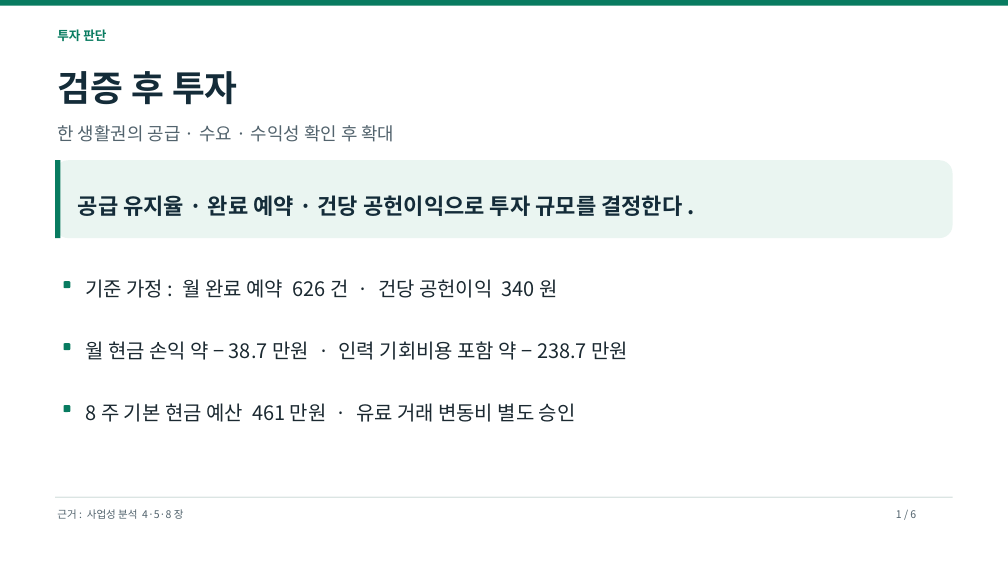
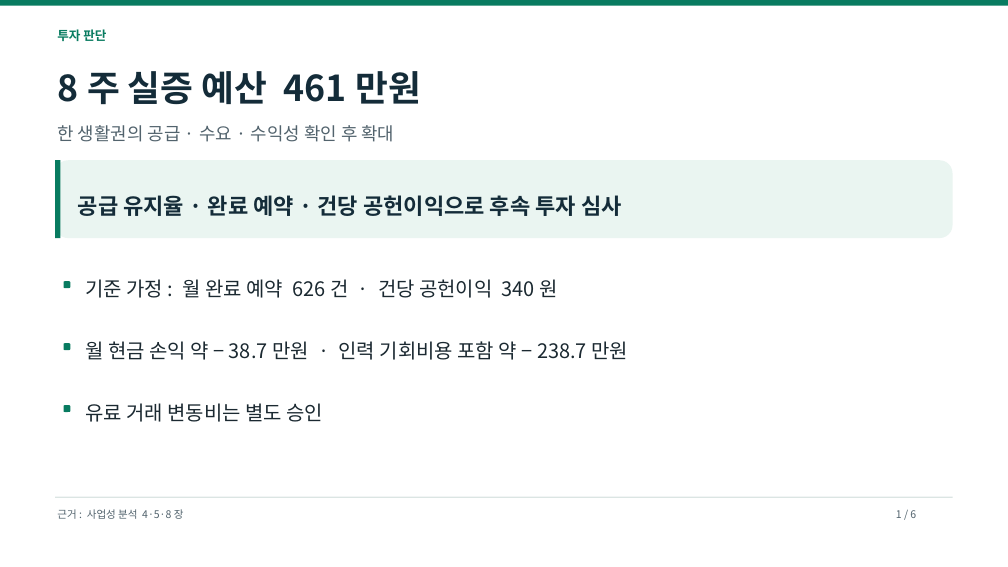
Before and after one commit to dohyunkimmm/footmate-case-study, a slide deck: slide 1 of src/case-study/downloads/footmate_strategy_p0_p2.pptx. Drawn at 1008x567 pixels with LibreOffice and Linux fonts; fonts in the diff are those of the drawing. Boxes give left, top, right and bottom in pixels: in the first picture for what was removed or moved away, otherwise in the second. Text is boxed around its words. In the diff, an @@ line names an element or a change of style, - is before the commit and + after.

```diff
--- a/src/case-study/downloads/footmate_strategy_p0_p2.pptx
+++ b/src/case-study/downloads/footmate_strategy_p0_p2.pptx
@@ text at bbox=[128, 71, 268, 104]: text changed @@
-검증 후 투자
+8주 실증 예산 461만원
@@ text at bbox=[78, 195, 622, 216]: text changed @@
-공급 유지율·완료 예약·건당 공헌이익으로 투자 규모를 결정한다.
+공급 유지율·완료 예약·건당 공헌이익으로 후속 투자 심사
@@ text at bbox=[85, 403, 323, 422]: text changed @@
-8주 기본 현금 예산 461만원 · 유료 거래 변동비 별도 승인
+유료 거래 변동비는 별도 승인
```
Also in this commit, not shown: 5 other slides changed, 15 other files.
